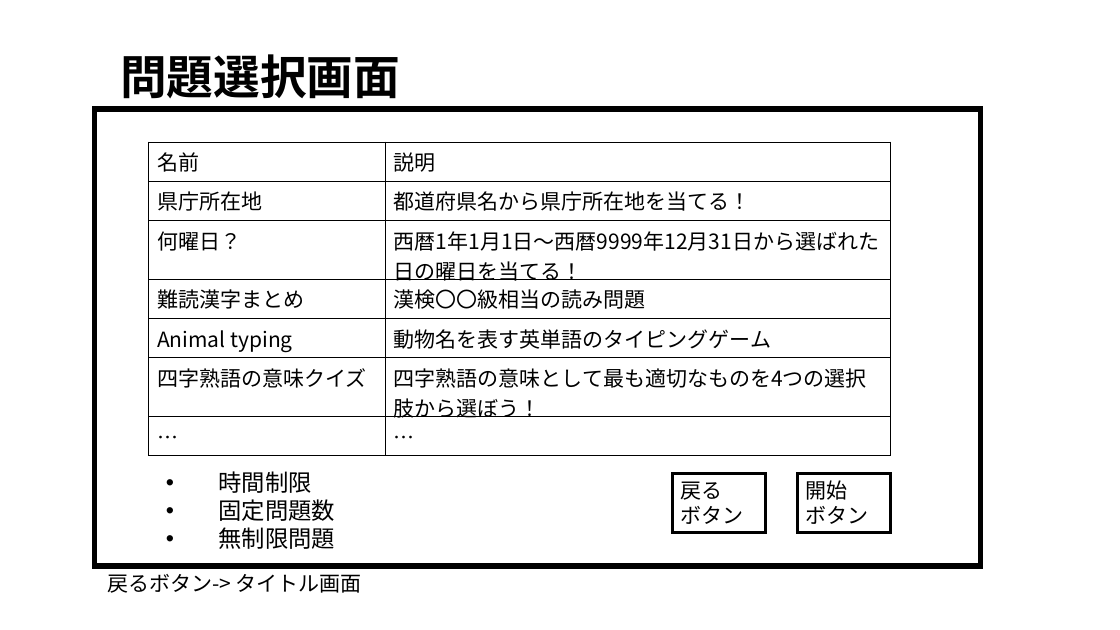
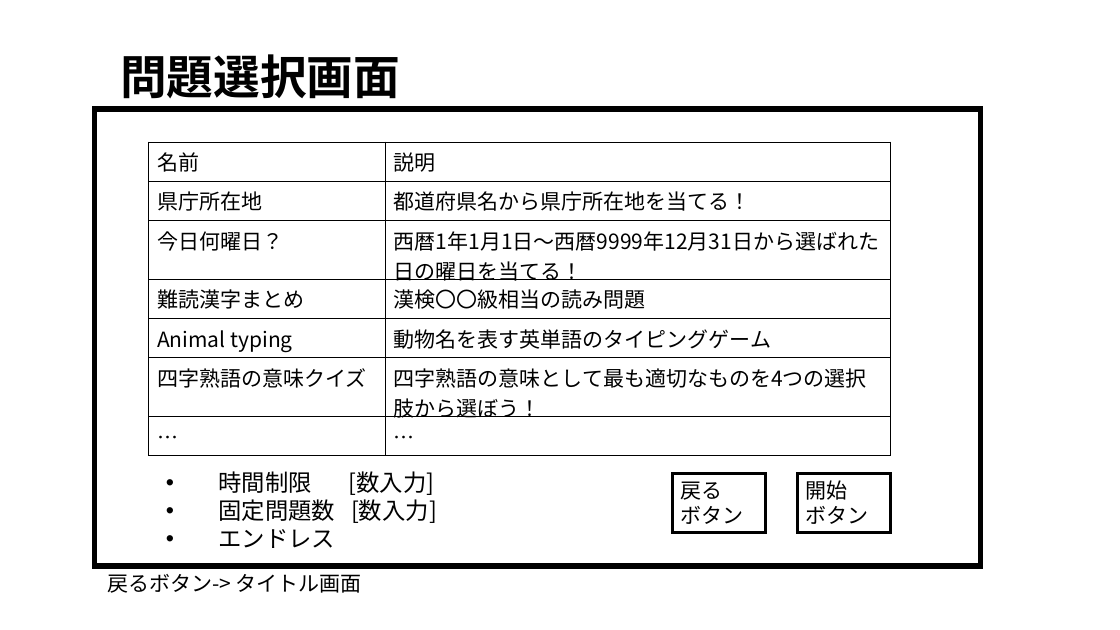
Before and after one commit to tanakai0/stdlib_py_typist, a slide deck: slide 2 of design.pptx. Drawn at 1120x630 pixels with LibreOffice and Linux fonts; fonts in the diff are those of the drawing. Boxes give left, top, right and bottom in pixels: in the first picture for what was removed or moved away, otherwise in the second. Text is boxed around its words. In the diff, an @@ line names an element or a change of style, - is before the commit and + after.

```diff
--- a/design.pptx
+++ b/design.pptx
@@ table at bbox=[149, 142, 891, 455] @@
-row 3, column 1: 何曜日？
+row 3, column 1: 今日何曜日？
@@ text at bbox=[218, 471, 437, 548]: text changed @@
-• 時間制限
-• 固定問題数
-• 無制限問題
+• 時間制限 [数入力]
+• 固定問題数 [数入力]
+• エンドレス
```
Also in this commit, not shown: 6 other slides changed, 6 slides added.
